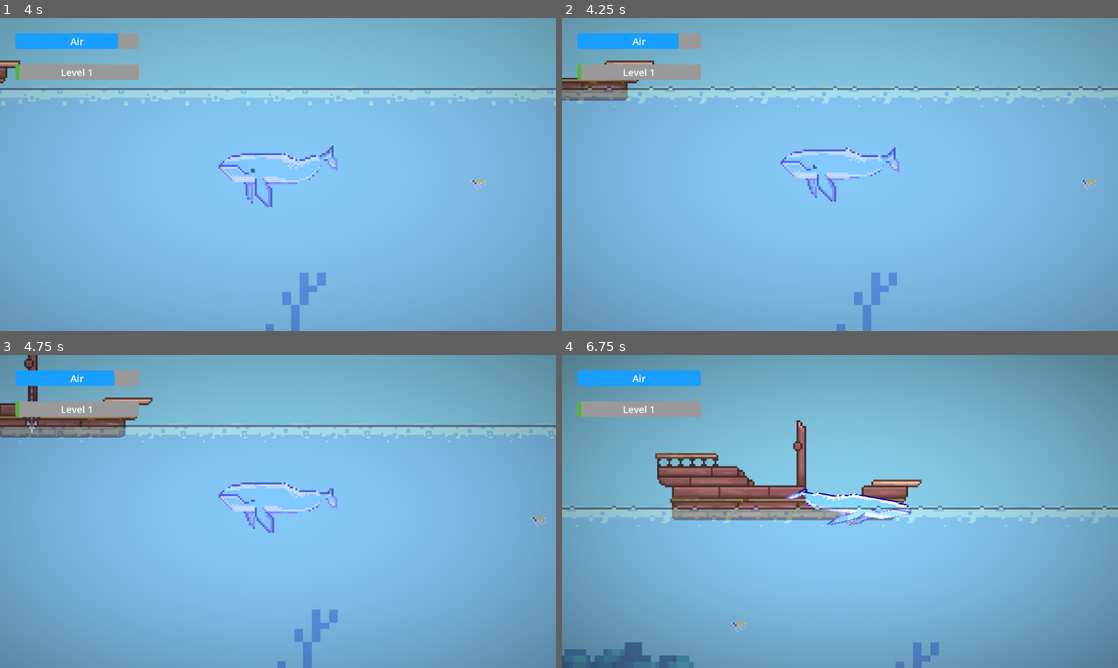
Above: before the commit, frames 1-4 (two rows, left to right).
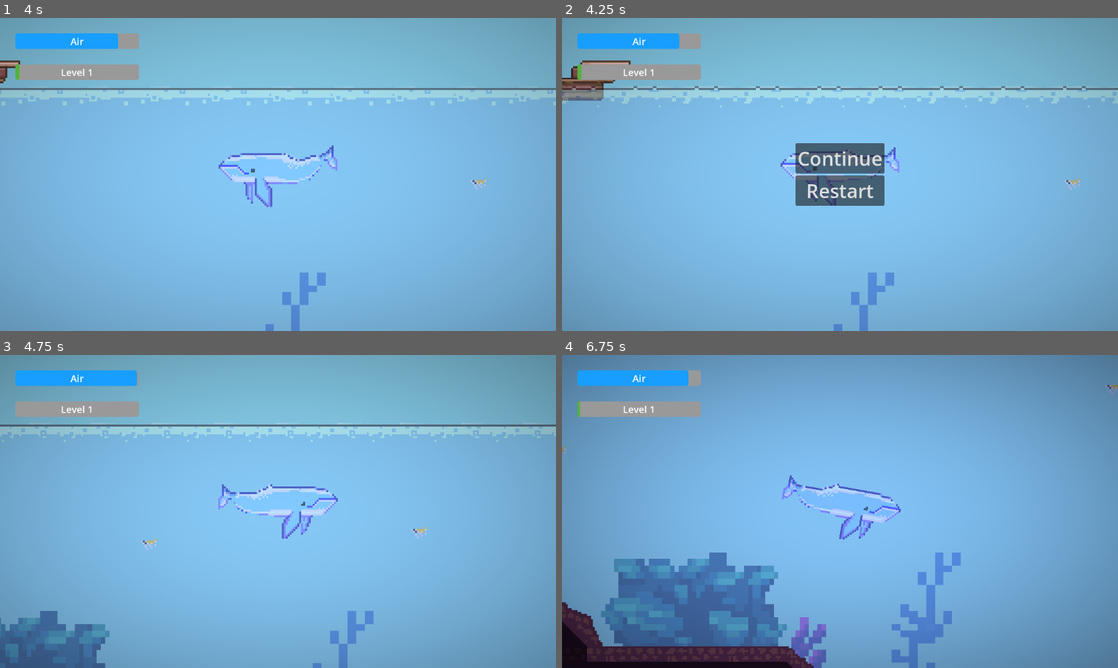
Above: after the commit, the same moments.

Repository: milana-94888u/revenge-of-the-deep
Game: Godot game, scene res://src/world/world.tscn
The game is run twice, just before and just after one commit, with the same random seed, the same clock (stepped at 60 frames per second) and the same inputs.
Inputs (mouse positions are in pixels of both pictures, inside the frame that each line leads up to):
- Up to frame 1 (4 s): hold Right (ui_right) 0.53-1.28 s; hold Down (ui_down) 1.28-2.03 s; hold Right (ui_right) 2.03-2.78 s; hold Up (ui_up) 2.78-3.53 s; hold Left (ui_left) from 3.53 s (still down)
- Up to frame 2 (4.25 s): keep holding Left (ui_left); tap Escape (ui_cancel) at 4.15 s
- Up to frame 3 (4.75 s): release Left (ui_left) at 4.25 s; click (278, 527) at 4.25 s, where only the run after the commit has a clickable "Restart"
- Up to frame 4 (6.75 s): hold Left (ui_left) 5.03-5.78 s; hold Down (ui_down) 5.78-6.53 s; hold Right (ui_right) from 6.53 s (still down)

Frame 1 is identical in both runs. In frame 2, 5.3% of the frame differs, in the area x 0-100%, y 4-100%; in frame 3, 8.4%; in frame 4, 23%.

Commit message:
add game end

Diff:
--- a/src/ship/ship.gd
+++ b/src/ship/ship.gd
@@ -15,7 +15,8 @@
 
 func _on_attack_area_body_entered(body: Node2D) -> void:
 	if body is Whale:
-		harpoon.launch(body.global_position - global_position)
+		if body.growth_modifier < 4.0:
+			harpoon.launch(body.global_position - global_position)
 
 
 func _on_harpoon_launched() -> void:
@@ -24,3 +25,14 @@
 
 func _on_harpoon_returned() -> void:
 	moving = true
+
+
+func _on_damage_area_body_entered(body: Node2D) -> void:
+	if body is Whale:
+		if body.growth_modifier >= 4.0:
+			call_deferred("remove_child", $Ship)
+			call_deferred("remove_child", $Harpoon)
+			call_deferred("remove_child", $AttackArea)
+			call_deferred("remove_child", $DamageArea)
+			$DestroyParticles.emitting = true
+		body.end_game()
--- a/src/ship/ship.tscn
+++ b/src/ship/ship.tscn
@@ -29,6 +29,9 @@
 [sub_resource type="RectangleShape2D" id="RectangleShape2D_ith0v"]
 size = Vector2(192, 128)
 
+[sub_resource type="RectangleShape2D" id="RectangleShape2D_wc737"]
+size = Vector2(140, 39)
+
 [node name="Ship" type="PathFollow2D"]
 script = ExtResource("1_ds7yo")
 
@@ -37,6 +40,7 @@
 texture = ExtResource("1_mxkm1")
 
 [node name="DestroyParticles" type="GPUParticles2D" parent="."]
+process_mode = 3
 material = SubResource("CanvasItemMaterial_lsxgu")
 scale = Vector2(1.5, 1.5)
 emitting = false
@@ -55,9 +59,16 @@
 position = Vector2(0, 64)
 shape = SubResource("RectangleShape2D_ith0v")
 
+[node name="DamageArea" type="Area2D" parent="."]
+
+[node name="CollisionShape2D" type="CollisionShape2D" parent="DamageArea"]
+position = Vector2(1, 9.5)
+shape = SubResource("RectangleShape2D_wc737")
+
 [node name="Harpoon" parent="." instance=ExtResource("4_qbp3t")]
 position = Vector2(8, 14)
 
 [connection signal="body_entered" from="AttackArea" to="." method="_on_attack_area_body_entered"]
+[connection signal="body_entered" from="DamageArea" to="." method="_on_damage_area_body_entered"]
 [connection signal="launched" from="Harpoon" to="." method="_on_harpoon_launched"]
 [connection signal="returned" from="Harpoon" to="." method="_on_harpoon_returned"]
--- a/src/whale/whale.gd
+++ b/src/whale/whale.gd
@@ -17,8 +17,7 @@
 
 var growth_modifier := 1.0:
 	set(value):
-		if floori(value) >= 2: #floori(growth_modifier):
-			set_level(floori(value))
+		set_level(floori(value))
 		growth_modifier = value
 		scale = Vector2.ONE * clampf(value * 2.0 / 3.0, 1.0, 2.5)
 		$Camera2D.zoom = Vector2.ONE * clampf(5.0 - value, 2.0, 4.0)
@@ -145,3 +144,35 @@
 		3:
 			growth_modifier += 0.02
 	krill.queue_free()
+
+
+func pause_game() -> void:
+	$UI/PauseMenu.show()
+	get_tree().paused = true
+
+
+func continue_game() -> void:
+	$UI/PauseMenu.hide()
+	get_tree().paused = false
+
+
+func _unhandled_input(event: InputEvent) -> void:
+	if event.is_action_pressed("ui_cancel"):
+		if get_tree().paused:
+			continue_game()
+		else:
+			pause_game()
+
+
+func end_game() -> void:
+	$UI/PauseMenu.show()
+	$UI/PauseMenu/ContinueButton.hide()
+	get_tree().paused = true
+
+
+func _on_continue_button_pressed() -> void:
+	continue_game()
+
+
+func _on_restart_button_pressed() -> void:
+	get_tree().reload_current_scene()
--- a/src/whale/whale.tscn
+++ b/src/whale/whale.tscn
@@ -188,3 +188,35 @@
 text = "Level 1"
 horizontal_alignment = 1
 vertical_alignment = 1
+
+[node name="PauseMenu" type="VBoxContainer" parent="UI"]
+visible = false
+anchors_preset = 8
+anchor_left = 0.5
+anchor_top = 0.5
+anchor_right = 0.5
+anchor_bottom = 0.5
+offset_left = -91.0
+offset_top = -65.0
+offset_right = 91.0
+offset_bottom = 65.0
+grow_horizontal = 2
+grow_vertical = 2
+alignment = 1
+
+[node name="ContinueButton" type="Button" parent="UI/PauseMenu"]
+process_mode = 2
+layout_mode = 2
+mouse_default_cursor_shape = 2
+theme_override_font_sizes/font_size = 40
+text = "Continue"
+
+[node name="RestartButton" type="Button" parent="UI/PauseMenu"]
+process_mode = 2
+layout_mode = 2
+mouse_default_cursor_shape = 2
+theme_override_font_sizes/font_size = 40
+text = "Restart"
+
+[connection signal="pressed" from="UI/PauseMenu/ContinueButton" to="." method="_on_continue_button_pressed"]
+[connection signal="pressed" from="UI/PauseMenu/RestartButton" to="." method="_on_restart_button_pressed"]
--- a/src/world/world.gd
+++ b/src/world/world.gd
@@ -10,3 +10,7 @@
 
 func _on_whale_dead() -> void:
 	get_tree().reload_current_scene()
+
+
+func _ready() -> void:
+	get_tree().paused = false
Not shown: 1 places in src/ship/ship.tscn that only renumber resources
